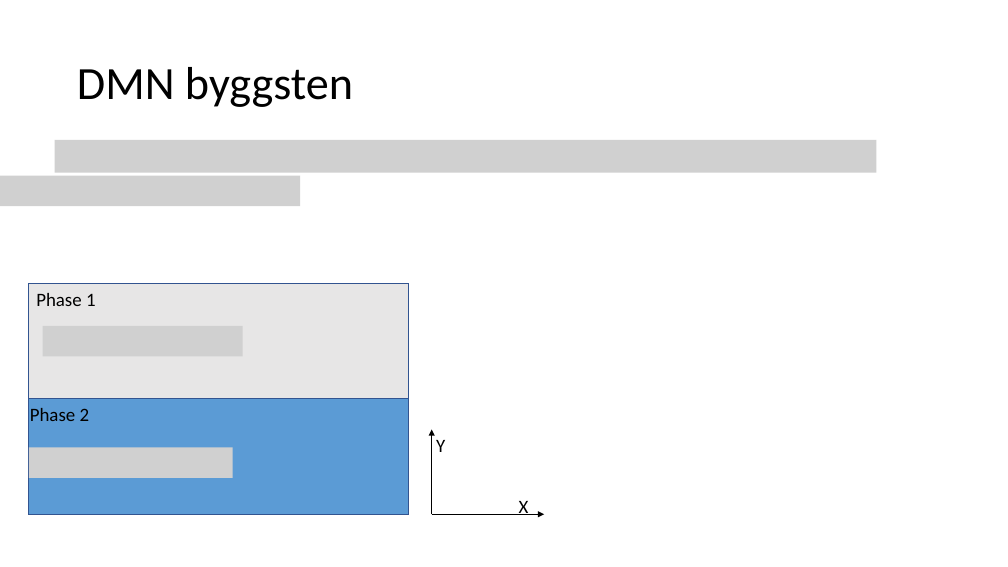
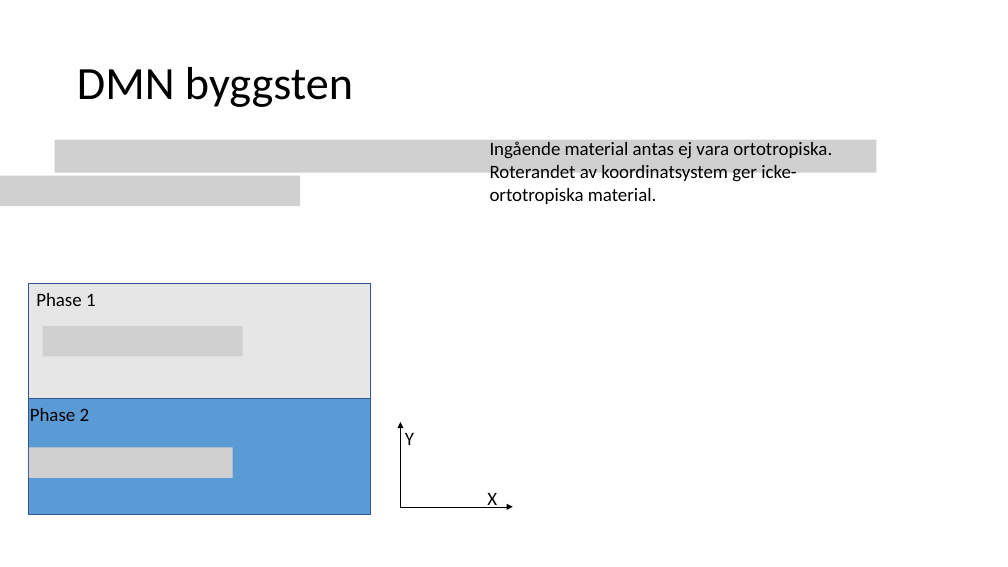
Before and after one commit to gurrajo/phaseField, a slide deck: slide 8 of docs/Möte 04-26.pptx (slide 7 before the commit). Drawn at 1008x567 pixels with LibreOffice and Linux fonts; fonts in the diff are those of the drawing; grey boxes stand for pictures. Boxes give left, top, right and bottom in pixels: in the first picture for what was removed or moved away, otherwise in the second. Text is boxed around its words. In the diff, an @@ line names an element or a change of style, - is before the commit and + after.

```diff
--- a/docs/Möte 04-26.pptx
+++ b/docs/Möte 04-26.pptx
@@ text added at box(490, 141, 832, 204), 18 pt, text #000000 @@
+Ingående material antas ej vara ortotropiska. Roterandet av koordinatsystem ger icke-ortotropiska material.
@@ rectangle: place and size @@
-rectangle at box(29, 284, 409, 399)
+rectangle at box(29, 284, 371, 399)
@@ rectangle: place and size @@
-rectangle at box(29, 399, 409, 515)
+rectangle at box(29, 399, 371, 515)
@@ text "Y": place and size @@
-text "Y" at box(436, 440, 445, 452)
+text "Y" at box(405, 433, 414, 445)
@@ arrow moved from (432, 514) - (432, 430) to (401, 507) - (401, 422) @@
@@ arrow moved from (432, 514) - (544, 514) to (401, 507) - (513, 507) @@
@@ text "X": place and size @@
-text "X" at box(519, 501, 529, 515)
+text "X" at box(487, 493, 497, 508)
```
Also in this commit, not shown: 3 other slides changed, 1 slide added.
